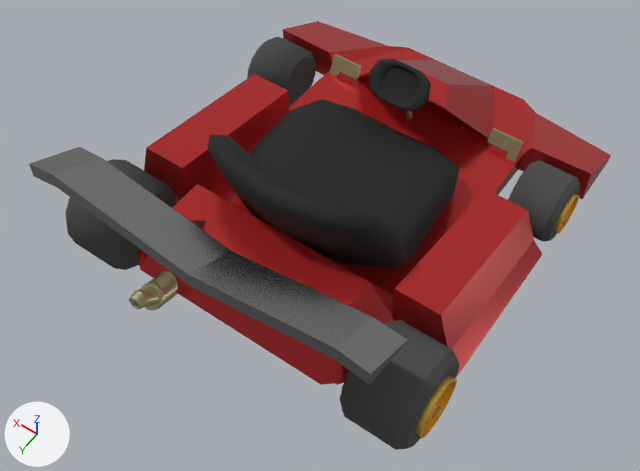
The FBX model KartRacing/Assets/Models/Kart/Kart_001_ApplyModifiers.fbx: old version first, new version second.
Both versions are drawn from a 50 mm lens placed at (-2.14, 3.3, 4.65), pointed at (-0.07, 0.41, 0.1). Lighting does not change. The marker at lower left points along +X, +Y and +Z. Where no turn or scale is listed for an object, it has been applied to the vertices. Vertices at the same position are counted once.

The first picture shows 'Exhaust', 'KartFrame', 'LeftBackWheel', 'LeftFrontWheel', 'Pedals', 'RightBackWheel', 'RightFrontWheel', 'Seat', 'SideBumpers', 'Spoiler', 'SteeringColumn', 'SteeringWheel'.
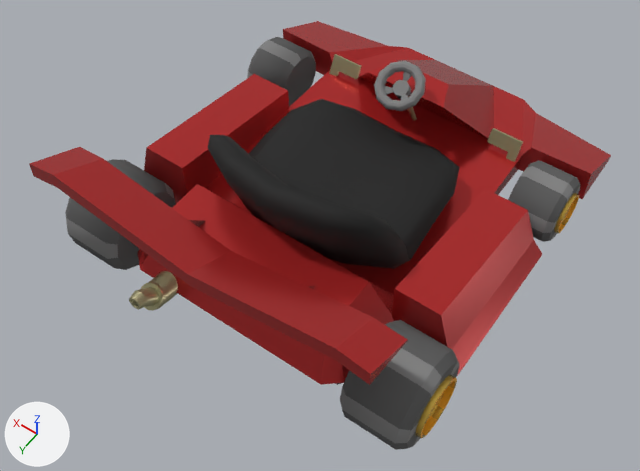
The change, as a list of edits to the scene's bpy script:
```text
Add mat_material_002:
    mat_material_002 = principled_material('Material.002')
    mat_material_002.base_color = (0.214, 0.214, 0.214)  # grey #7f7f7f
    mat_material_002.roughness = 0.894
Change me_cube_007:
    where me_cube_007.from_pydata(...)  # 20 vertices, 18 faces; spans x -1.14..1.14, y 1.16..1.5, z 0.68..1.02
    remove me_cube_007.materials.append(mat_material_005)  # grey #aaaaaa
    add me_cube_007.materials.append(mat_frame)  # red #c32f2f
Change me_cylinder_006:
    where me_cylinder_006.from_pydata(...)  # 150 vertices, 138 faces; spans x -0.28..0.207, y -0.316..0.323, z -0.321..0.321
    used by ob_rightbackwheel; location = (-1.061, 1.039, 0.126)
    me_cylinder_006 part 2: 12 of the faces centred in x -0.245..0.182, y -0.288..0.158, z -0.273..0.128 switch from mat_material (dark grey #494949) to mat_material_002 (grey #7f7f7f)
    me_cylinder_006 part 3: 8 of the faces centred in x -0.245..0.182, y 0.024..0.309, z 0.048..0.314 switch from mat_material (dark grey #494949) to mat_material_002 (grey #7f7f7f)
Change me_cylinder:
    where me_cylinder.from_pydata(...)  # 150 vertices, 138 faces; spans x -0.211..0.156, y -0.239..0.244, z -0.243..0.243
    used by ob_rightfrontwheel; location = (-1.087, -0.732, 0.055)
    me_cylinder part 1: 8 of the faces centred in x -0.185..0.138, y 0.018..0.233, z 0.037..0.237 switch from mat_material (dark grey #494949) to mat_material_002 (grey #7f7f7f)
Add me_torus_001:
    me_torus_001.from_pydata(...)  # 176 vertices, 176 faces; spans x -0.175..0.175, y -0.151..0.157, z -0.111..0.104
    me_torus_001.materials.append(mat_material_002)  # grey #7f7f7f
Change ob_steeringcolumn:
    ob_steeringcolumn.location: (0.0, 0.0, 0.0) -> (-0.044, 0.0, 0.0)
Remove ob_steeringwheel:
    ob_steeringwheel = bpy.data.objects.new('SteeringWheel', me_cube_008)
    ob_steeringwheel.location = (0.0, 0.0, 0.0)
Add ob_torus_001:
    ob_torus_001 = bpy.data.objects.new('Torus.001', me_torus_001)
    ob_torus_001.location = (-0.006, -0.592, 0.619)
```

Boxes (x1, y1, x2, y2) around the edits, measured in the pictures (640 x 471 px):
'Spoiler', recoloured (grey to red): (29, 147, 408, 385) in both
'SteeringWheel', deleted: before (368, 58, 431, 111)
'Torus.001', added: after (374, 61, 426, 111)
'SteeringColumn', moved: before (404, 110, 413, 119); after (407, 96, 417, 121)
part 1 of me_cylinder, recoloured: (521, 166, 573, 233) in both
part 2 of me_cylinder_006, recoloured: (413, 353, 459, 446) in both
part 3 of me_cylinder_006, recoloured: (340, 348, 442, 443) in both
